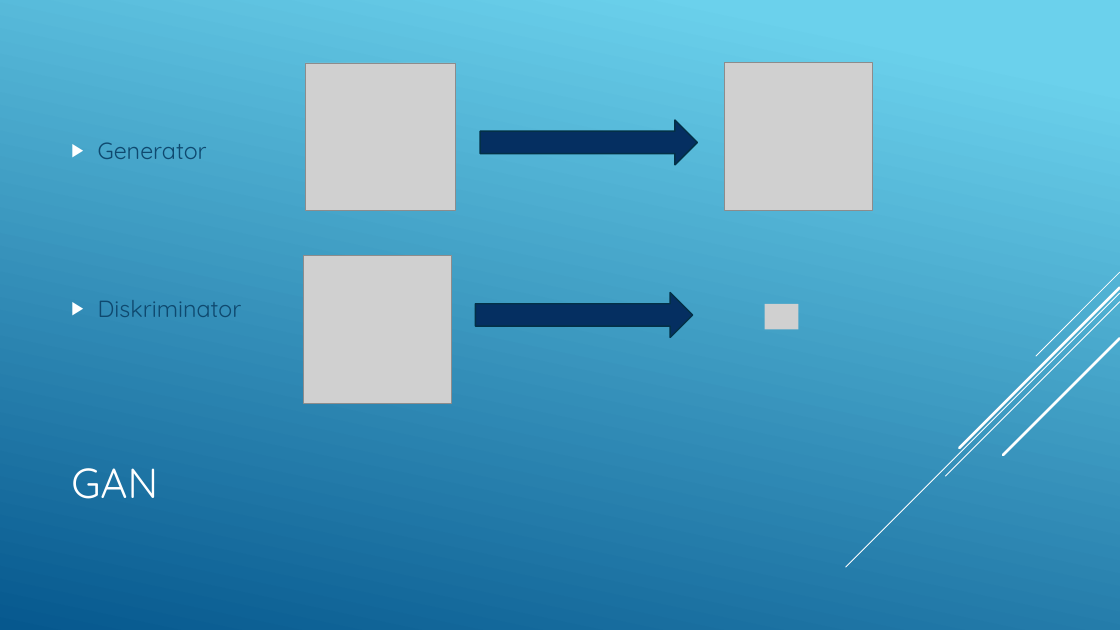
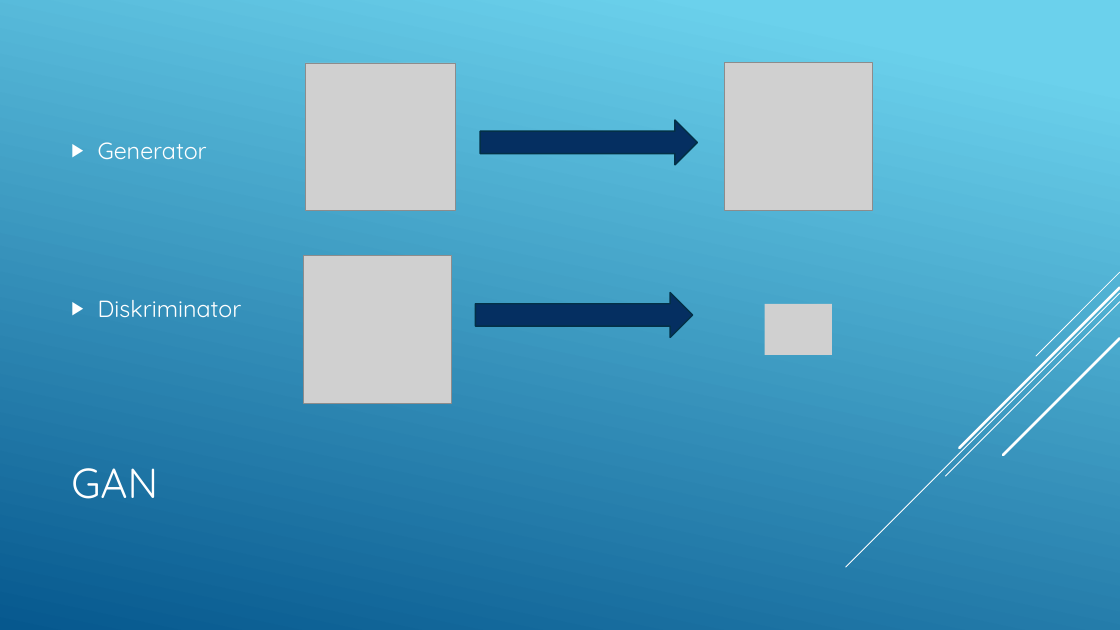
Before and after one commit to LucaRitz/informatik_seminar_gan, a slide deck: slide 4 of GAN.pptx (slide 5 before the commit). Drawn at 1120x630 pixels with LibreOffice and Linux fonts; fonts in the diff are those of the drawing; grey boxes stand for pictures. Boxes give left, top, right and bottom in pixels: in the first picture for what was removed or moved away, otherwise in the second. Text is boxed around its words. In the diff, an @@ line names an element or a change of style, - is before the commit and + after.

```diff
--- a/GAN.pptx
+++ b/GAN.pptx
@@ text "Generator" at <box>98,142,242,317</box>: text colour #0F496F to #FFFFFF @@
@@ picture: place and size @@
-picture at <box>765,304,798,329</box>
+picture at <box>765,304,832,355</box>
```
Also in this commit, not shown: 10 other slides changed.
